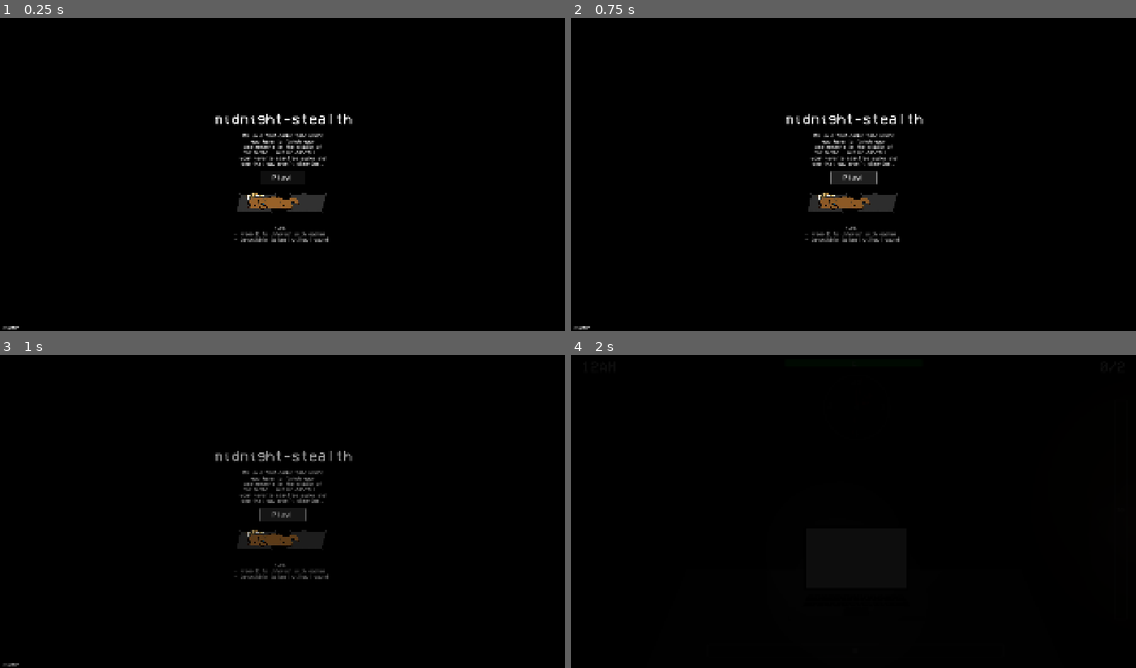
Above: before the commit, frames 1-4 (two rows, left to right).
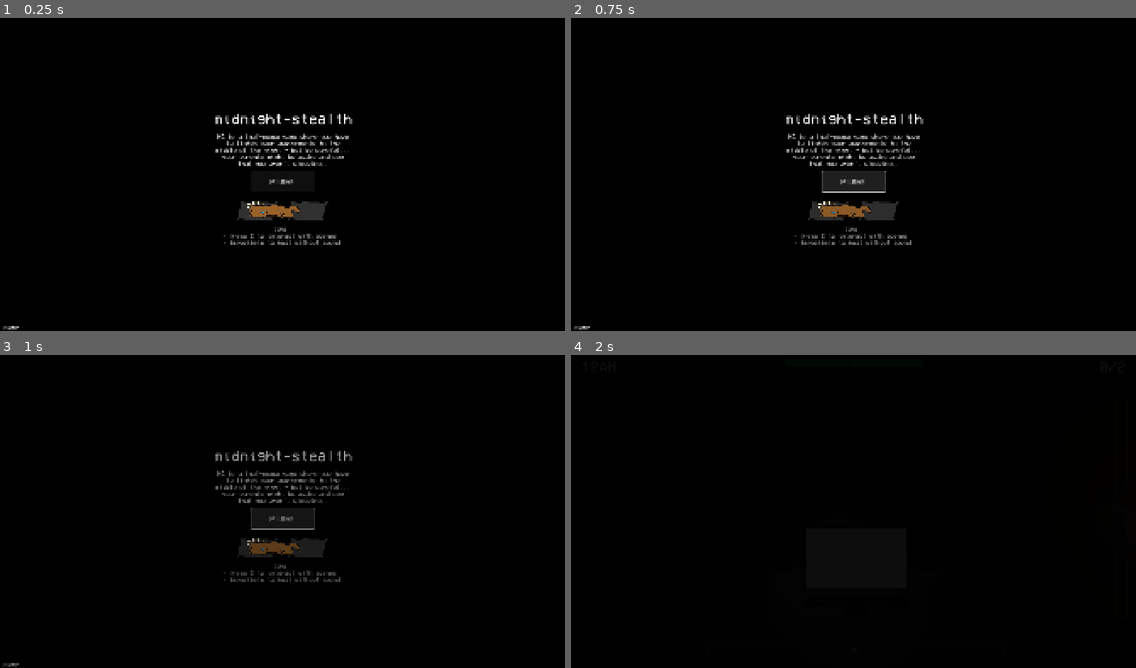
Above: after the commit, the same moments.

Repository: vempr/midnight-stealth
Game: Godot game, scene res://scenes/game.tscn
Two runs of this game, one before a commit and one after it. Both use one fixed random seed, a clock stepped at 60 frames per second and the inputs below.
Inputs:
- Up to frame 1 (0.25 s): no input
- Up to frame 2 (0.75 s): click "Play!" at 0.5 s
- Up to frame 3 (1 s): no input
- Up to frame 4 (2 s): click "Play!" at 1.25 s

The runs differ from the first frame. In frame 1, 2.7% of the frame differs, in the area x 38-62%, y 36-73%; in frame 2, 3.1%; in frame 3, 2.5%; in frame 4, nothing differs.

Commit message:
fix: text overflow wrap in assignment minigame to better see mistypes; fonts: JetBrainsMono for assignments minigame, bigger font sizes for main menu/end screen

Diff:
--- a/scenes/computer.tscn
+++ b/scenes/computer.tscn
@@ -1,7 +1,8 @@
-[gd_scene load_steps=14 format=3 uid="uid://cyfra7gbggvyf"]
+[gd_scene load_steps=15 format=3 uid="uid://cyfra7gbggvyf"]
 
 [ext_resource type="Script" uid="uid://bw3aaa7etvmhj" path="res://scripts/computer.gd" id="1_om4aa"]
 [ext_resource type="AudioStream" uid="uid://dfkmn2ehc7lw7" path="res://assets/sfx/correct.mp3" id="2_7ikar"]
+[ext_resource type="FontFile" uid="uid://ovkr68jiax1v" path="res://assets/fonts/JetBrainsMono-Regular.ttf" id="2_tjrug"]
 [ext_resource type="AudioStream" uid="uid://wvvxf20ojcyg" path="res://assets/sfx/wrong.mp3" id="3_tjrug"]
 
 [sub_resource type="StyleBoxFlat" id="StyleBoxFlat_7sc3q"]
@@ -82,6 +83,7 @@
 offset_right = 1324.0
 offset_bottom = 853.0
 theme_override_constants/line_spacing = 1
+theme_override_fonts/font = ExtResource("2_tjrug")
 theme_override_font_sizes/font_size = 25
 theme_override_styles/normal = SubResource("StyleBoxFlat_om4aa")
 placeholder_text = "TOPIC: Central limit theorem
@@ -99,6 +101,7 @@
 offset_right = 1324.0
 offset_bottom = 853.0
 theme_override_constants/line_spacing = 1
+theme_override_fonts/font = ExtResource("2_tjrug")
 theme_override_font_sizes/font_size = 25
 theme_override_styles/normal = SubResource("StyleBoxFlat_7ikar")
 theme_override_styles/focus = SubResource("StyleBoxFlat_uiul0")
@@ -149,7 +152,8 @@
 offset_top = 37.0
 offset_right = 953.0
 offset_bottom = 768.0
-theme_override_font_sizes/font_size = 25
+theme_override_fonts/font = ExtResource("2_tjrug")
+theme_override_font_sizes/font_size = 22
 theme_override_styles/normal = SubResource("StyleBoxFlat_om4aa")
 placeholder_text = "TOPIC: Romeo and Juliet
 
@@ -164,9 +168,10 @@
 layout_mode = 2
 offset_left = 965.0
 offset_top = 37.0
-offset_right = 1662.0
+offset_right = 1633.0
 offset_bottom = 768.0
-theme_override_font_sizes/font_size = 25
+theme_override_fonts/font = ExtResource("2_tjrug")
+theme_override_font_sizes/font_size = 22
 wrap_mode = 1
 
 [node name="EnglishSubmitButton" type="Button" parent="TabContainer/english_assignment_txt"]
--- a/scenes/game.tscn
+++ b/scenes/game.tscn
@@ -33,13 +33,14 @@
 anchor_top = 0.5
 anchor_right = 0.5
 anchor_bottom = 0.5
-offset_left = -157.5
-offset_top = -37.5
-offset_right = 157.5
-offset_bottom = 37.5
+offset_left = -307.5
+offset_top = -71.0
+offset_right = 307.5
+offset_bottom = 17.0
 grow_horizontal = 2
 grow_vertical = 2
 theme_override_fonts/font = ExtResource("2_1kice")
+theme_override_font_sizes/font_size = 25
 text = "zzz... you survived the night!!
 thanks for playing ❤️
 ❤️ built for siege (hack club) hackathon ❤️"
@@ -55,14 +56,14 @@
 anchor_top = 0.5
 anchor_right = 0.5
 anchor_bottom = 0.5
-offset_left = -234.5
-offset_top = -25.0
-offset_right = 234.5
-offset_bottom = 50.0
+offset_left = -293.5
+offset_top = -32.0
+offset_right = 293.5
+offset_bottom = 43.0
 grow_horizontal = 2
 grow_vertical = 2
 theme_override_fonts/font = ExtResource("2_1kice")
-theme_override_font_sizes/font_size = 20
+theme_override_font_sizes/font_size = 25
 text = "you lost to: time
 tip: finish your assignments before 6am!"
 horizontal_alignment = 1
@@ -77,14 +78,14 @@
 anchor_top = 0.5
 anchor_right = 0.5
 anchor_bottom = 0.5
-offset_left = -305.0
-offset_top = -51.0
-offset_right = 305.0
-offset_bottom = 24.0
+offset_left = -380.5
+offset_top = -63.0
+offset_right = 380.5
+offset_bottom = 12.0
 grow_horizontal = 2
 grow_vertical = 2
 theme_override_fonts/font = ExtResource("2_1kice")
-theme_override_font_sizes/font_size = 20
+theme_override_font_sizes/font_size = 25
 text = "you lost to: dad
 tips: - close your door when you hear his footsteps!
 - comfort doggy before timer runs out   "
@@ -100,14 +101,14 @@
 anchor_top = 0.5
 anchor_right = 0.5
 anchor_bottom = 0.5
-offset_left = -299.0
-offset_top = -49.0
-offset_right = 299.0
-offset_bottom = 26.0
+offset_left = -373.0
+offset_top = -63.0
+offset_right = 373.0
+offset_bottom = 12.0
 grow_horizontal = 2
 grow_vertical = 2
 theme_override_fonts/font = ExtResource("2_1kice")
-theme_override_font_sizes/font_size = 20
+theme_override_font_sizes/font_size = 25
 text = "you lost to: mom
 tips: - open your door when you hear her footsteps!
 - and shut down your laptop!           "
@@ -123,14 +124,14 @@
 anchor_top = 0.5
 anchor_right = 0.5
 anchor_bottom = 0.5
-offset_left = -234.5
-offset_top = -25.0
-offset_right = 234.5
-offset_bottom = 50.0
+offset_left = -271.5
+offset_top = -39.0
+offset_right = 271.5
+offset_bottom = 36.0
 grow_horizontal = 2
 grow_vertical = 2
 theme_override_fonts/font = ExtResource("2_1kice")
-theme_override_font_sizes/font_size = 20
+theme_override_font_sizes/font_size = 25
 text = "you lost to: suffocation
 tip: open your door to let oxygen in!"
 horizontal_alignment = 1
@@ -145,8 +146,8 @@
 anchor_right = 0.5
 anchor_bottom = 0.5
 offset_top = 30.0
-offset_right = 136.0
-offset_bottom = 53.0
+offset_right = 147.0
+offset_bottom = 65.0
 grow_horizontal = 2
 grow_vertical = 2
 theme_override_fonts/font = ExtResource("2_1kice")
@@ -161,10 +162,10 @@
 anchor_top = 0.5
 anchor_right = 0.5
 anchor_bottom = 0.5
-offset_left = -140.0
+offset_left = -152.0
 offset_top = 30.0
-offset_right = -4.0
-offset_bottom = 53.0
+offset_right = -5.0
+offset_bottom = 65.0
 grow_horizontal = 2
 grow_vertical = 2
 theme_override_fonts/font = ExtResource("2_1kice")
--- a/scenes/main_menu.tscn
+++ b/scenes/main_menu.tscn
@@ -13,7 +13,7 @@
 color = Color(0, 0, 0, 1)
 
 [node name="Doggie" type="Sprite2D" parent="ColorRect"]
-position = Vector2(995, 484)
+position = Vector2(997, 512)
 scale = Vector2(0.430208, 0.363889)
 texture = ExtResource("1_ekxnf")
 
@@ -35,23 +35,25 @@
 text = "midnight-stealth"
 
 [node name="Description" type="Label" parent="."]
-offset_left = 807.0
+offset_left = 725.0
 offset_top = 405.0
-offset_right = 1113.0
+offset_right = 1195.0
 offset_bottom = 585.0
 theme_override_fonts/font = ExtResource("1_l6cm7")
+theme_override_font_sizes/font_size = 20
 text = "MS is a fnaf-esque game where you have to finish your assignments in the middle of the night - but be careful... your parents might be awake and see that you aren't sleeping.."
 horizontal_alignment = 1
 autowrap_mode = 2
 
 [node name="Tips" type="Label" parent="."]
-offset_left = 762.0
+offset_left = 724.0
 offset_top = 720.0
-offset_right = 1136.0
+offset_right = 1174.0
 offset_bottom = 900.0
 pivot_offset = Vector2(-140, -264)
 theme_override_colors/font_color = Color(1, 1, 1, 0.666667)
 theme_override_fonts/font = ExtResource("1_l6cm7")
+theme_override_font_sizes/font_size = 20
 text = " tips:
 - press E to interact with scenes
  - imposibble to beat without sound"
@@ -73,14 +75,14 @@
 anchor_top = 0.5
 anchor_right = 0.5
 anchor_bottom = 0.5
-offset_left = -76.0
+offset_left = -107.0
 offset_top = -4.0
-offset_right = 76.0
-offset_bottom = 39.0
+offset_right = 107.0
+offset_bottom = 65.0
 grow_horizontal = 2
 grow_vertical = 2
 theme_override_fonts/font = ExtResource("1_l6cm7")
-theme_override_font_sizes/font_size = 25
+theme_override_font_sizes/font_size = 30
 text = "Play!"
 
 [connection signal="pressed" from="PlayButton" to="." method="_on_play_button_pressed"]
Binary file added: assets/fonts/JetBrainsMono-Regular.ttf
Not shown, added: assets/fonts/JetBrainsMono-Regular.ttf.import
